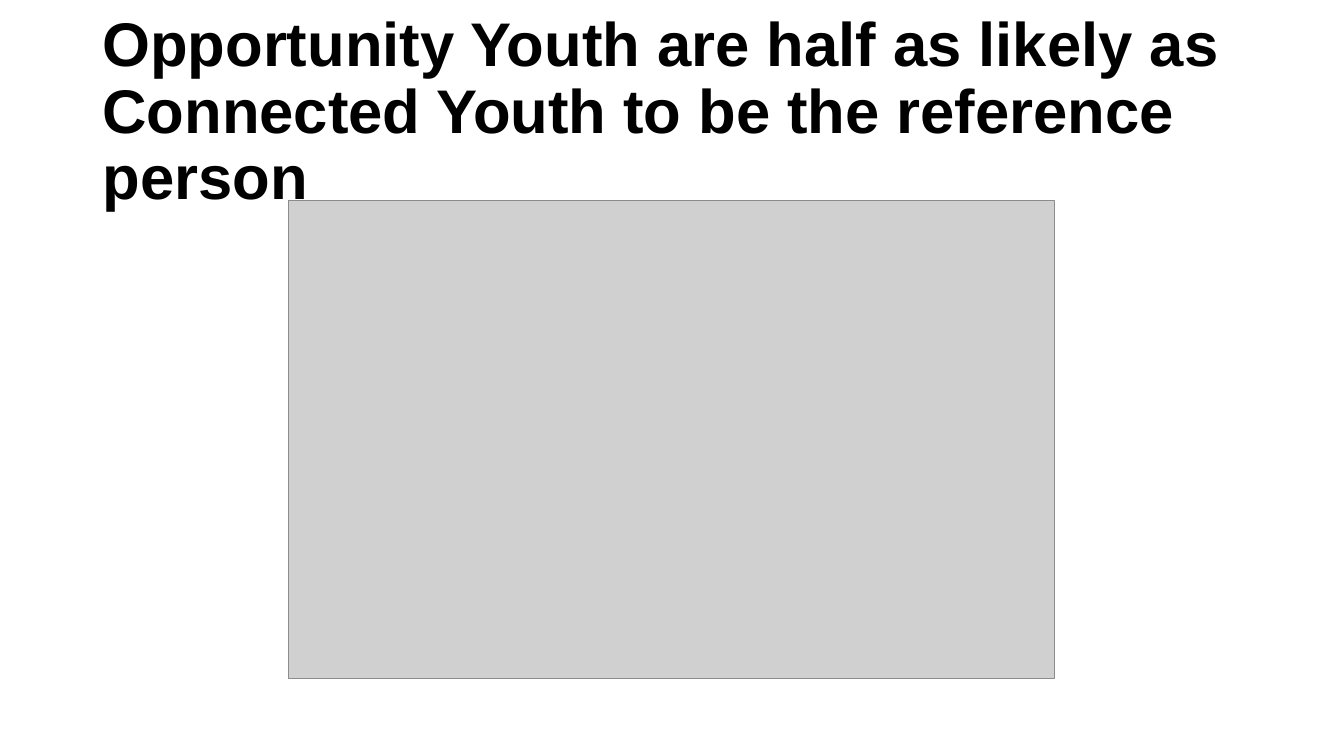
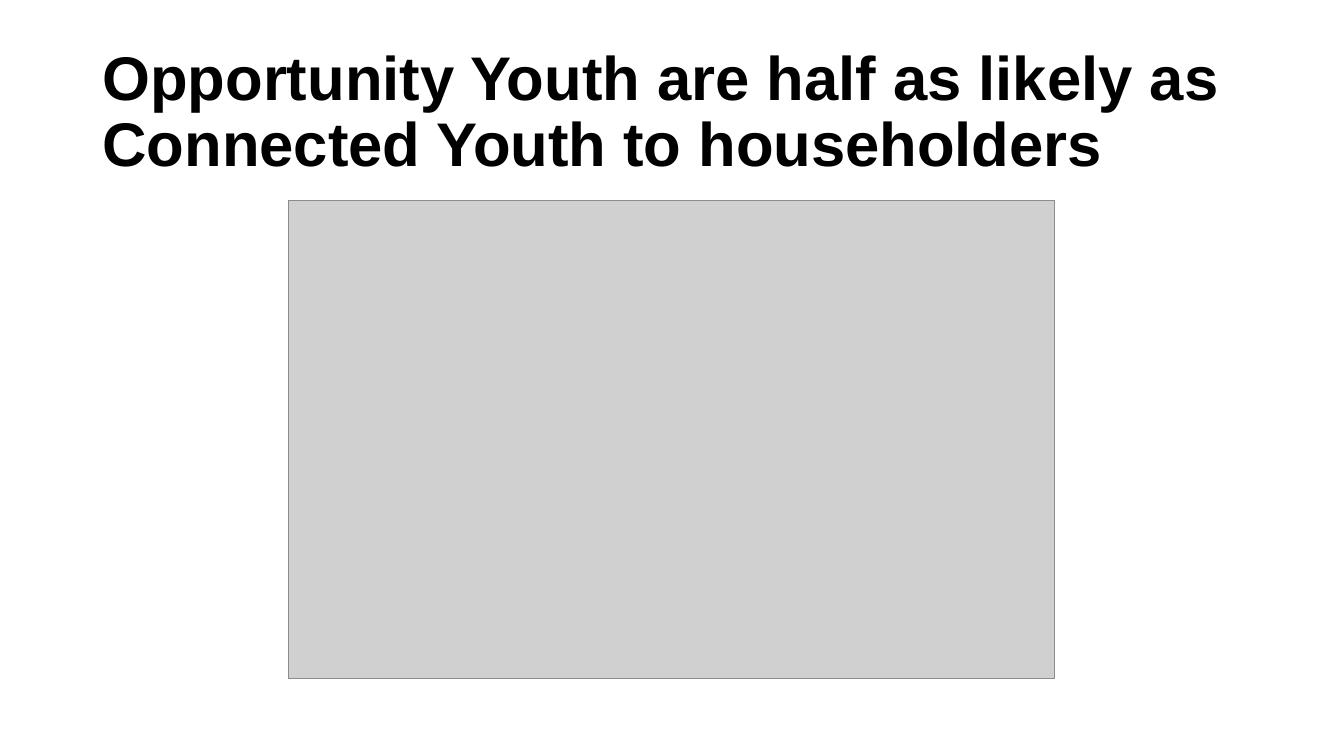
Before and after one commit to ucdiegorubi/oy_census_analysis, a slide deck: slide 12 of create_powerpoint/household_structure_estimates.pptx. Drawn at 1344x756 pixels with LibreOffice and Linux fonts; fonts in the diff are those of the drawing; grey boxes stand for pictures; background and template pictures are left out. Boxes give left, top, right and bottom in pixels: in the first picture for what was removed or moved away, otherwise in the second. Text is boxed around its words. In the diff, an @@ line names an element or a change of style, - is before the commit and + after.

```diff
--- a/create_powerpoint/household_structure_estimates.pptx
+++ b/create_powerpoint/household_structure_estimates.pptx
@@ title at <box>102,55,1218,167</box>: text changed @@
-Opportunity Youth are half as likely as Connected Youth to be the reference person
+Opportunity Youth are half as likely as Connected Youth to householders
```
Also in this commit, not shown: 7 other slides changed, 5 other files.
